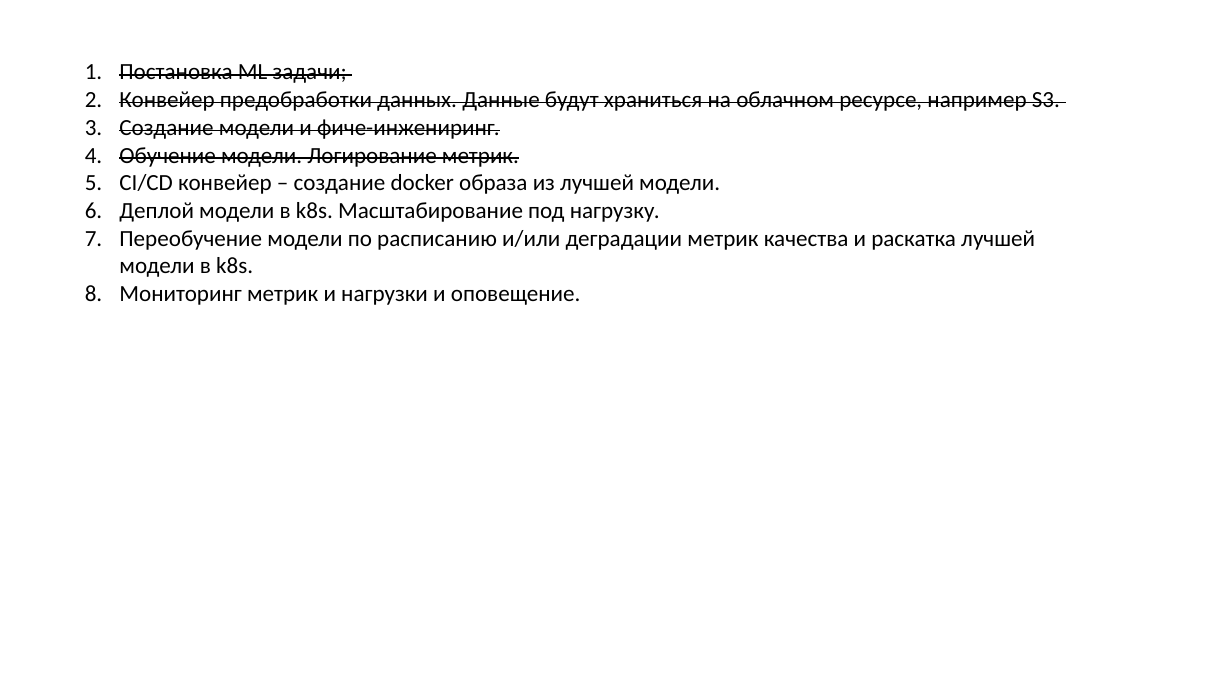
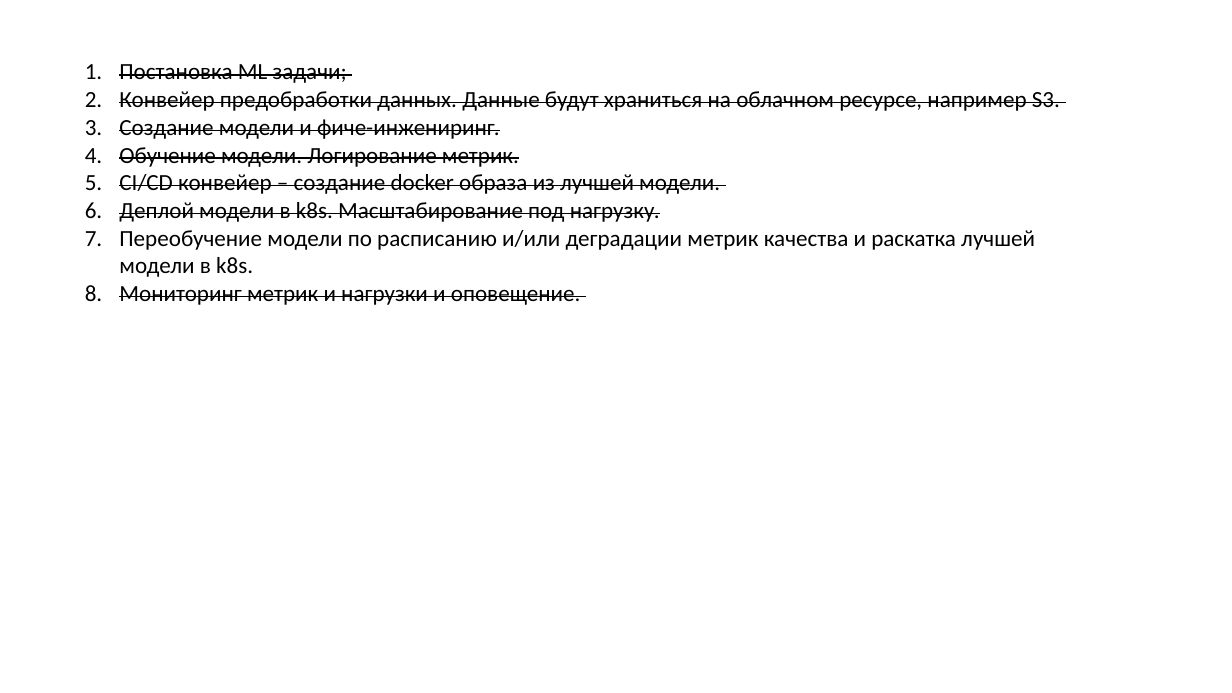
Before and after one commit to katerinagurina/sentiment_analysis_of_reviews, a slide deck: slide 3 of final_project_presentation.pptx. Drawn at 1232x693 pixels with LibreOffice and Linux fonts; fonts in the diff are those of the drawing. Boxes give left, top, right and bottom in pixels: in the first picture for what was removed or moved away, otherwise in the second. Text is boxed around its words. In the diff, an @@ line names an element or a change of style, - is before the commit and + after.

```diff
--- a/final_project_presentation.pptx
+++ b/final_project_presentation.pptx
@@ text at (x1=119, y1=174, x2=720, y2=305): strikethrough on in "CI/CD конвейер – создание docker образа из ...", "Деплой модели в k8s. Масштабирование под нагрузку.", "Мониторинг метрик и нагрузки и оповещение." @@
```
Also in this commit, not shown: 9 other files.
